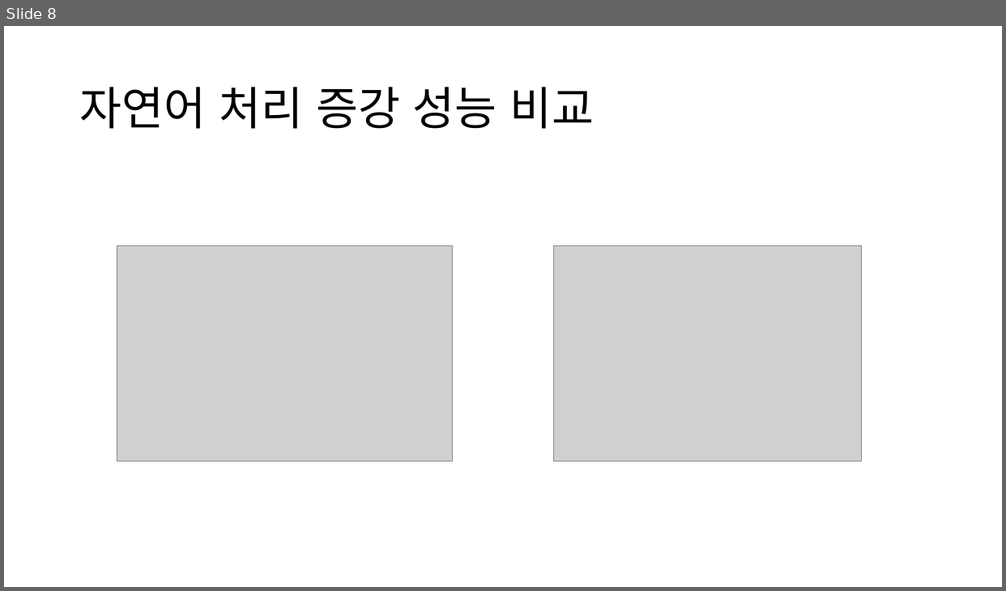
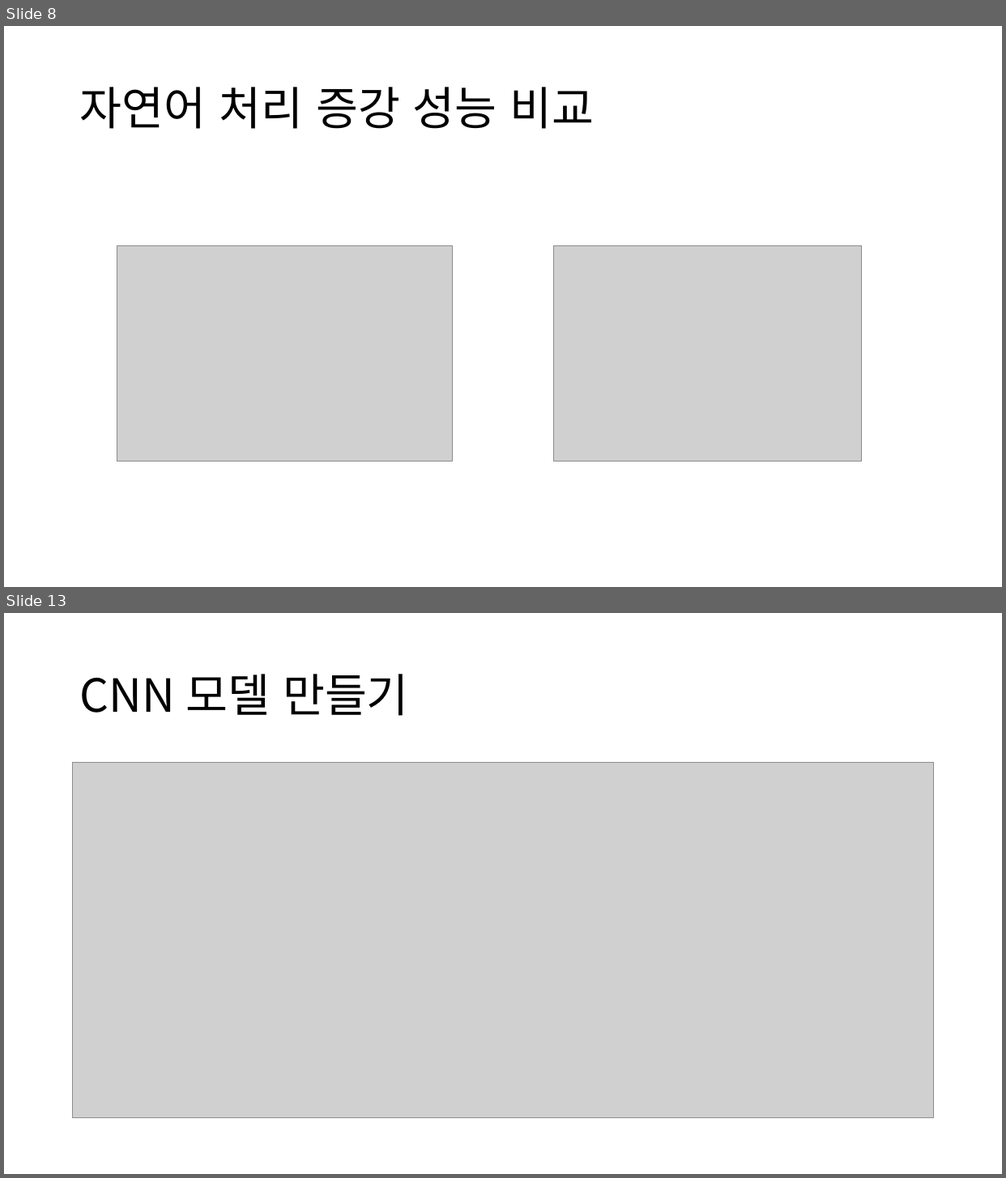
Before and after one commit to CSB-Songdo-International-Portfolio/2025-1_MLDL_course, a slide deck: AI 실전 4주차 - Data Augmentation.pptx. Shown one above the other, each under a label of ours: slide 8 before the commit, slides 8 and 13 after it; the slides between them are not shown. The pictures are 1006x591 and 1006x1178 pixels, drawn with LibreOffice and Linux fonts; fonts in the diff are those of the drawing; grey boxes stand for pictures. Boxes give left, top, right and bottom in pixels: in the first picture for what was removed or moved away, otherwise in the second. Text is boxed around its words. In the diff, an @@ line names an element or a change of style, - is before the commit and + after.

```diff
--- a/AI 실전 4주차 - Data Augmentation.pptx
+++ b/AI 실전 4주차 - Data Augmentation.pptx
@@ slide 13 added at (4, 613, 1002, 1174), background #FFFFFF @@
@@ title added at (80, 674, 409, 716), 44 pt, text #000000 @@
+CNN 모델 만들기
@@ picture added at (73, 763, 934, 1118) @@
```
Also in this commit, not shown: 7 other slides added, 1 other file.
